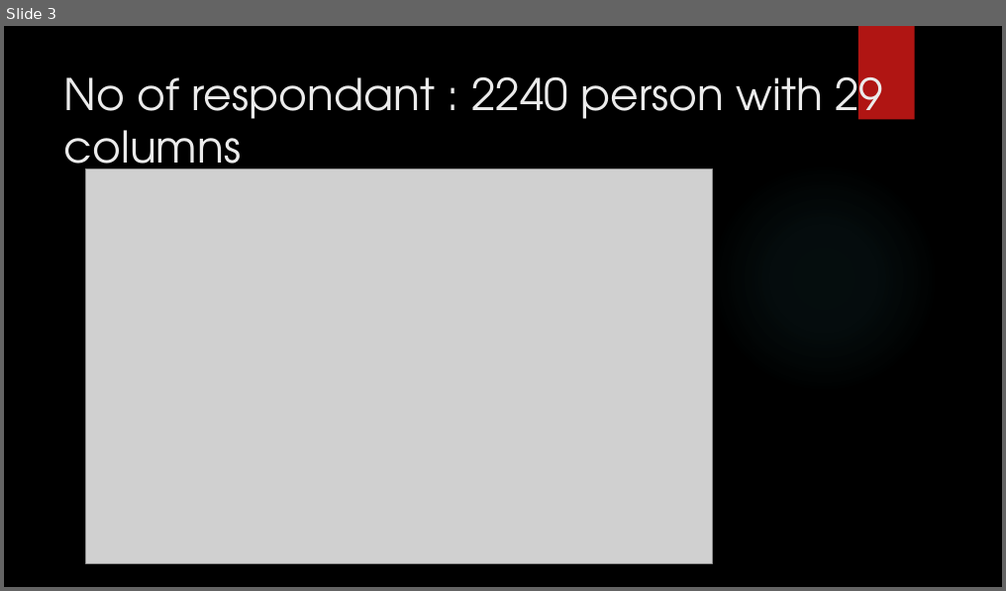
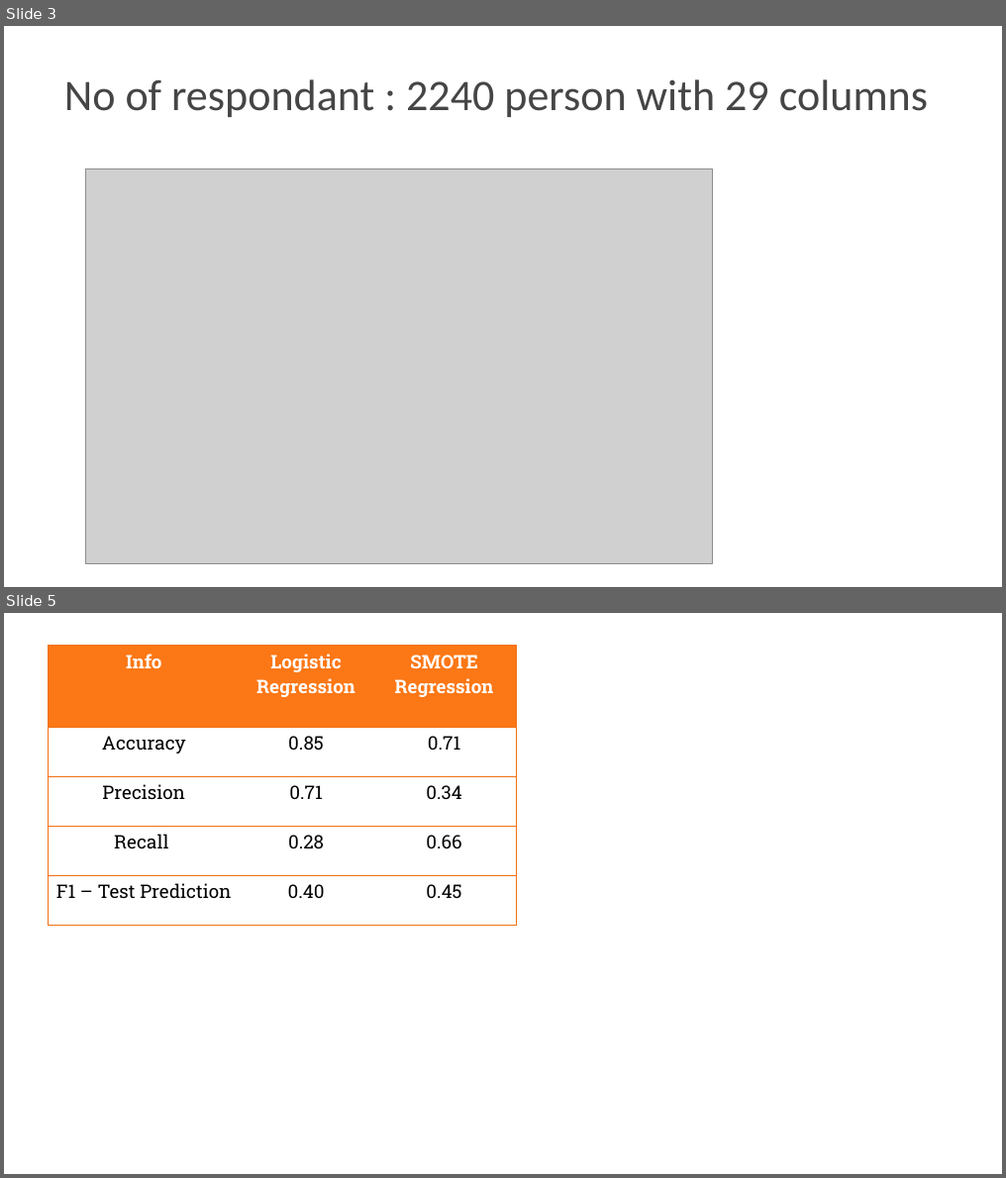
Before and after one commit to Dan2024IronHack/Mid-Project-Dan, a slide deck: Mid Project - Dan H.pptx. Shown one above the other, each under a label of ours: slide 3 before the commit, slides 3 and 5 after it; the slides between them are not shown. The pictures are 1006x591 and 1006x1178 pixels, drawn with LibreOffice and Linux fonts; fonts in the diff are those of the drawing; grey boxes stand for pictures; background and template pictures are left out. Boxes give left, top, right and bottom in pixels: in the first picture for what was removed or moved away, otherwise in the second. Text is boxed around its words. In the diff, an @@ line names an element or a change of style, - is before the commit and + after.

```diff
--- a/Mid Project - Dan H.pptx
+++ b/Mid Project - Dan H.pptx
@@ slide 5 added at (4, 613, 1002, 1174), background #FFFFFF @@
@@ table added at (48, 646, 516, 919), 5 rows, 3 columns @@
+Info | Logistic Regression | SMOTE Regression
+Accuracy | 0.85 | 0.71
+Precision | 0.71 | 0.34
+Recall | 0.28 | 0.66
+F1 – Test Prediction | 0.40 | 0.45
@@ slide 3 changed as well @@
@@ background picture (left out) to #FFFFFF @@
@@ rectangle removed at (858, 26, 915, 120) @@
@@ text "No of respondant : 2240 ..." at (64, 79, 928, 117): font TeX Gyre Adventor to Calibri, text colour #EBEBEB to #454545 @@
@@ ellipse removed at (709, 163, 939, 393) @@
```
Also in this commit, not shown: 3 other slides changed, 1 other slide added, 10 other files.
